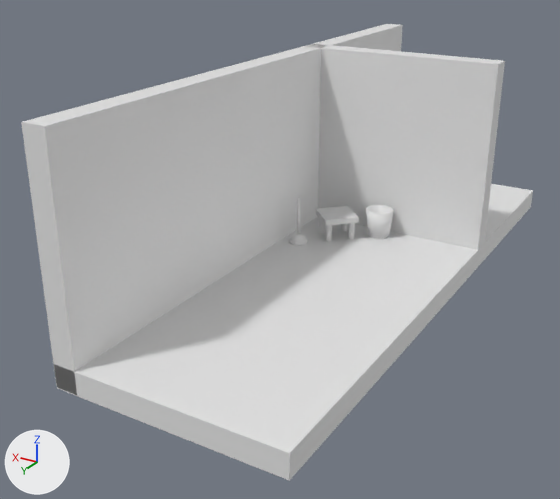
Two versions of the Blender file BlenderFilesAndTextures/TitleScreen.blend, one commit apart.
Camera for both pictures: a 50 mm lens placed at (-2.94, 6.24, 3.03), pointed at (0.45, 0.58, 0.2). The lights are fixed; the arrows at lower left show +X, +Y and +Z.
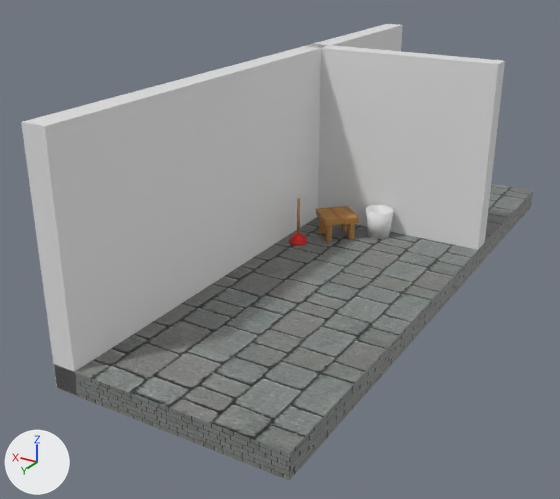
Edits to the bpy script that builds the scene:
```text
Add img_qubodup_light_wood_png:
    img_qubodup_light_wood_png = load_image('qubodup-light_wood.png', '../FinalProjectCapstone/Objects/LevelBlocks/qubodup-light_wood.png', 1024, 1024, 'sRGB')
Add img_04univ3_png:
    img_04univ3_png = load_image('04univ3.png', 'Textures/04univ3.png', 256, 256, 'sRGB')
Add mat_plunger:
    mat_plunger = principled_material('Plunger')
    mat_plunger.base_color = (0.8, 0.0159, 0.0159)  # red #e72222
Add mat_wood:
    mat_wood = principled_material('Wood')
    mat_wood.texture = img_qubodup_light_wood_png
Add mat_stonefloor:
    mat_stonefloor = principled_material('StoneFloor')
    mat_stonefloor.texture = img_04univ3_png
Change me_cube_001:
    where me_cube_001.from_pydata(...)  # 8 vertices, 6 faces; spans x -1.0..1.0, y -1.0..1.0, z 0.79..1.0
    used by ob_cube; location = (0.0, 0.0, -0.984); scale = (1.0, 2.88, 1.0)
    me_cube_001 part 1: texture (UV) coordinates of 6 of 6 faces, centred in x -1.0..1.0, y -1.0..1.0, z 0.79..1.0, changed; they spanned u 0.12..0.88, v 0.0..1.0 and now span u -0.96..1.96, v -7.15..8.15
    add me_cube_001.materials.append(mat_stonefloor)  # picture img_04univ3_png
Change me_cube_004:
    where me_cube_004.from_pydata(...)  # 8 vertices, 6 faces; spans x -1.0..1.0, y -1.0..1.0, z 0.68..1.0
    add me_cube_004.materials.append(mat_wood)  # picture img_qubodup_light_wood_png
Change me_cube_005:
    where me_cube_005.from_pydata(...)  # 64 vertices, 34 faces; spans x -0.86..-0.501, y 0.518..0.876, z -0.626..0.768
    add me_cube_005.materials.append(mat_wood)  # picture img_qubodup_light_wood_png
Change me_cube_006:
    where me_cube_006.from_pydata(...)  # 64 vertices, 34 faces; spans x -0.86..-0.501, y 0.518..0.876, z -0.626..0.768
    add me_cube_006.materials.append(mat_wood)  # picture img_qubodup_light_wood_png
Change me_cylinder:
    used by ob_cylinder; location = (0.618, -0.056, 0.278)
    remove me_cylinder.from_pydata(...)  # 897 vertices, 866 faces; spans x -0.094..0.094, y -0.094..0.094, z -0.271..0.197
    add me_cylinder.from_pydata(...)  # 833 vertices, 832 faces; spans x -0.094..0.094, y -0.094..0.094, z -0.271..-0.172
    me_cylinder part 2: the loose piece of 64 vertices spanning x -0.014..0.014, y -0.014..0.014, z -0.2..0.197 is deleted
    me_cylinder part 3: 832 faces spanning x -0.094..0.094, y -0.094..0.094, z -0.271..-0.172 switch from no material to mat_plunger (red #e72222)
Add me_cylinder_002:
    me_cylinder_002.from_pydata(...)  # 64 vertices, 34 faces; spans x -0.014..0.014, y -0.014..0.014, z -0.2..0.197
    me_cylinder_002.polygons.foreach_set('use_smooth', [True] * 34)
    me_cylinder_002.materials.append(mat_wood)  # picture img_qubodup_light_wood_png
Add ob_cylinder_002:
    ob_cylinder_002 = bpy.data.objects.new('Cylinder.002', me_cylinder_002)
    ob_cylinder_002.location = (0.618, -0.056, 0.278)
```

Location of each change, [x1, y1, x2, y2] in pixels of the pictures (560 x 499 px):
'Cube', recoloured, surface changed (white to grey): [55, 184, 533, 481] in both
'Cube.003', recoloured (grey to brown): [316, 206, 359, 226] in both
'Cube.004', recoloured: [348, 223, 355, 240] in both
'Cube.005', recoloured: [325, 225, 332, 242] in both
part 2 of me_cylinder, deleted: before [297, 198, 300, 234]
part 3 of me_cylinder, recoloured (grey to red): [289, 233, 308, 245] in both
